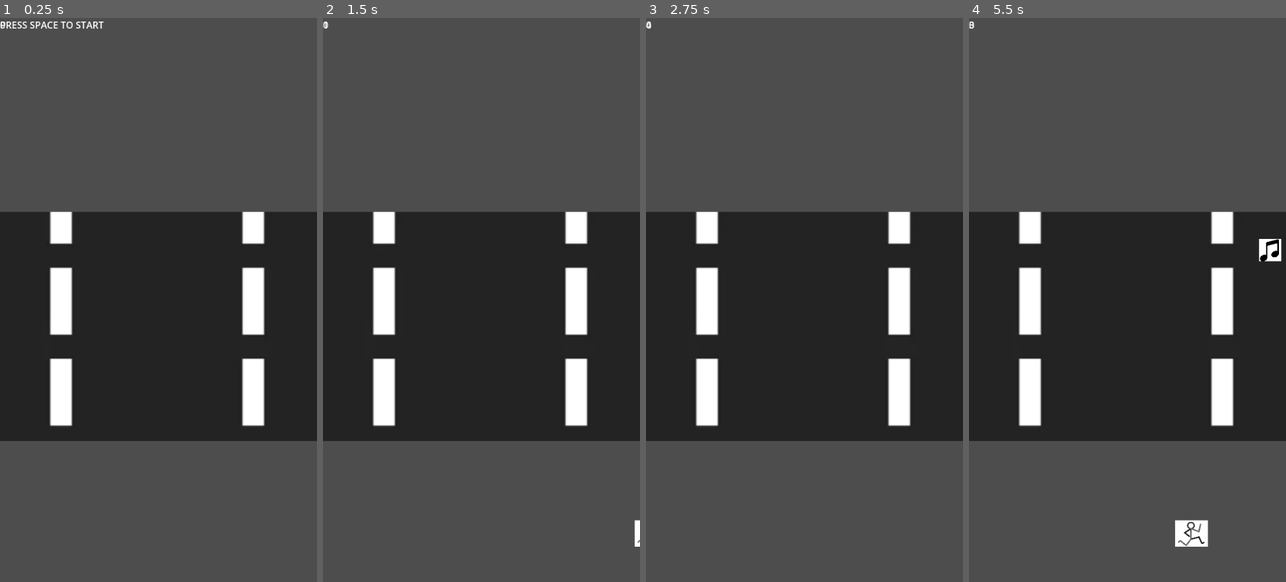
Above: before the commit, frames 1-4 (left to right).
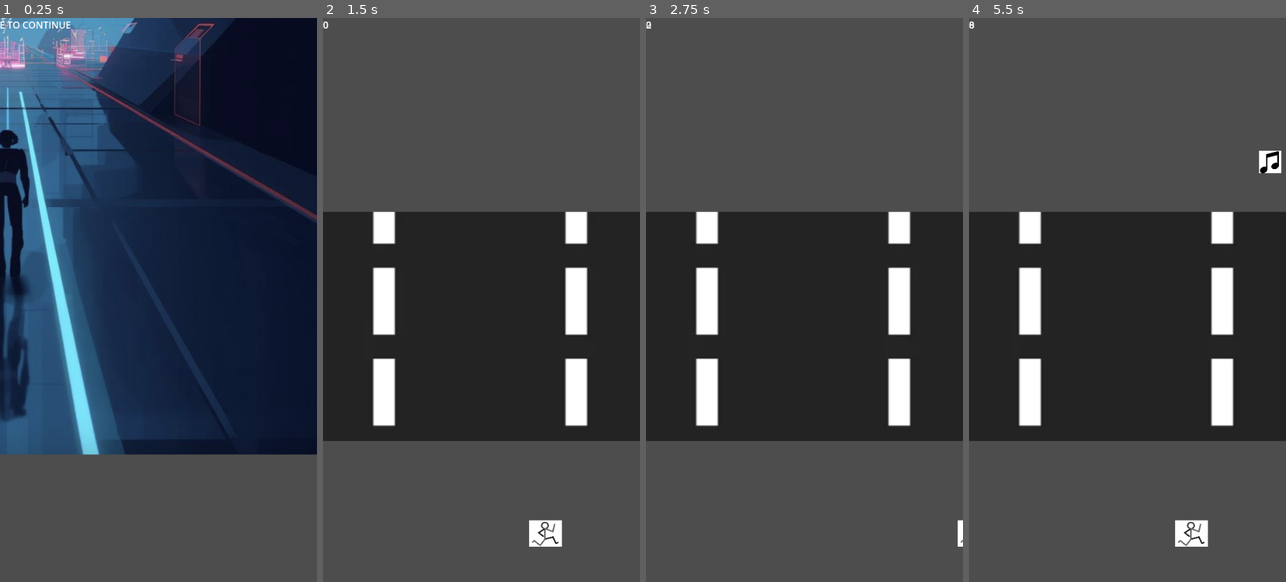
Above: after the commit, the same moments.

Repository: Junayed467/Capstone
Game: Godot game, scene res://MainGame.tscn
The game is run twice, just before and just after one commit, with the same random seed, the same clock (stepped at 60 frames per second) and the same inputs.
Inputs:
- Up to frame 1 (0.25 s): no input
- Up to frame 2 (1.5 s): tap Space (restart) at 0.5, 1.25 s; hold Right (move_right) 0.53-1.28 s; hold Left (move_left) from 1.28 s (still down)
- Up to frame 3 (2.75 s): tap Space (restart) at 2 s; release Left (move_left) at 2.03 s; hold Right (move_right) from 2.03 s (still down)
- Up to frame 4 (5.5 s): tap Space (restart) at 2.75, 3.5, 4.15, 4.25 s; release Right (move_right) at 3.53 s; hold Left (move_left) from 3.53 s (still down)

The runs differ from the first frame. In frame 1, 66% of the frame differs, in the area x 0-100%, y 0-78%; in frame 2, 0.6%; in frame 3, less than 0.1%; in frame 4, 0.6%.

Commit message:
commit changes

Diff:
--- a/capstone/MainGame.gd
+++ b/capstone/MainGame.gd
@@ -8,6 +8,9 @@
 var score: int = 0
 var game_active: bool = false
 
+# NEW: tracks whether we're currently on the tutorial screen
+var tutorial_active: bool = false
+
 func _ready():
 	randomize()
 	# Register this node to the "game_manager" group so Obstacles can find it
@@ -15,16 +18,26 @@
 
 	beat_interval = 60.0 / float(bpm)
 
-	# SETUP UI FOR START (Tutorial State)
+	# SETUP UI FOR START
 	$CanvasLayer/GameOverUI.hide()
 	$CanvasLayer/StartUI.show()
+	$CanvasLayer/TutorialUI.hide()
 	$Player.hide()
 
 func _process(delta):
 	if !game_active:
-		# GAME START LOGIC
+		# If tutorial is showing, Space should start the game
+		if tutorial_active:
+			if Input.is_action_just_pressed("restart"):
+				start_game()
+			return
+
+		# GAME START LOGIC (first input)
 		if Input.is_action_just_pressed("restart") or Input.is_action_just_pressed("move_left") or Input.is_action_just_pressed("move_right"):
-			start_game()
+			$CanvasLayer/TitleUI.hide()
+			$CanvasLayer/StartUI.hide()
+			$CanvasLayer/TutorialUI.show()
+			tutorial_active = true
 		return
 
 	# GAMEPLAY LOOP
@@ -38,12 +51,15 @@
 		$CanvasLayer/ScoreLabel.text = str(score)
 
 func start_game():
+	# Hide tutorial now that we're starting gameplay
+	$CanvasLayer/TutorialUI.hide()
+	tutorial_active = false
+
 	game_active = true
 	score = 0
 	time_tracker = 0.0
 
 	# Reset UI
-	$CanvasLayer/StartUI.hide()
 	$CanvasLayer/GameOverUI.hide()
 	$CanvasLayer/ScoreLabel.text = "0"
 	$CanvasLayer/ScoreLabel.show()
--- a/capstone/MainGame.tscn
+++ b/capstone/MainGame.tscn
@@ -6,6 +6,7 @@
 [ext_resource type="Texture2D" uid="uid://cw7fgoey1tbkv" path="res://Character Visual.png" id="2_ws5ob"]
 [ext_resource type="Script" uid="uid://c33xsterrld1y" path="res://player.gd" id="4_pv6b4"]
 [ext_resource type="AudioStream" uid="uid://be30xqdgmlr2b" path="res://ambient-simplicity-136218.mp3" id="5_8qpgq"]
+[ext_resource type="Texture2D" uid="uid://dpdn8jj8dwtag" path="res://Pulse Runner Visual.png" id="6_8dnxm"]
 
 [sub_resource type="RectangleShape2D" id="RectangleShape2D_bqqt8"]
 size = Vector2(279.375, 191.4375)
@@ -75,5 +76,58 @@
 text = "0"
 metadata/_edit_use_anchors_ = true
 
+[node name="TitleUI" type="Control" parent="CanvasLayer"]
+layout_mode = 3
+anchors_preset = 0
+offset_right = 40.0
+offset_bottom = 40.0
+
+[node name="TitleImage" type="TextureRect" parent="CanvasLayer/TitleUI"]
+layout_mode = 1
+anchors_preset = 15
+anchor_right = 1.0
+anchor_bottom = 1.0
+grow_horizontal = 2
+grow_vertical = 2
+texture = ExtResource("6_8dnxm")
+expand_mode = 3
+stretch_mode = 3
+
+[node name="TitlePrompt" type="Label" parent="CanvasLayer/TitleUI"]
+layout_mode = 1
+anchors_preset = 10
+anchor_right = 1.0
+offset_bottom = 23.0
+grow_horizontal = 2
+text = "RESS SPACE TO CONTINUE"
+
+[node name="TutorialUI" type="Control" parent="CanvasLayer"]
+visible = false
+layout_mode = 3
+anchors_preset = 0
+offset_right = 40.0
+offset_bottom = 40.0
+
+[node name="dim" type="ColorRect" parent="CanvasLayer/TutorialUI"]
+layout_mode = 1
+anchors_preset = 15
+anchor_right = 1.0
+anchor_bottom = 1.0
+grow_horizontal = 2
+grow_vertical = 2
+color = Color(0, 0, 0, 1)
+
+[node name="TutorialText" type="Label" parent="CanvasLayer/TutorialUI"]
+layout_mode = 0
+offset_right = 40.0
+offset_bottom = 23.0
+text = "HOW TO PLAY
+← / → : switch lanes
+Dodge the notes on the beat.
+Survive until the song ends.
+
+PRESS SPACE TO START
+"
+
 [node name="MusicPlayer" type="AudioStreamPlayer" parent="."]
 stream = ExtResource("5_8qpgq")
Not shown: 1 places in capstone/MainGame.tscn that only renumber resources
Binary file added: capstone/Pulse Runner Visual.png
Not shown, added: capstone/Pulse Runner Visual.png.import
Not shown, changed: capstone/.DS_Store
